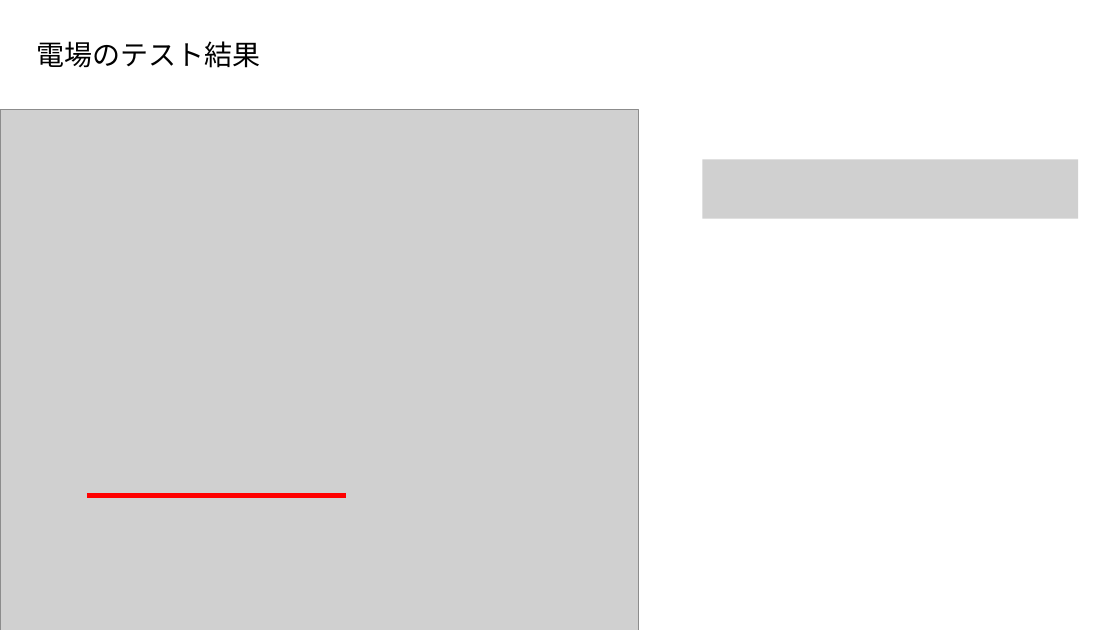
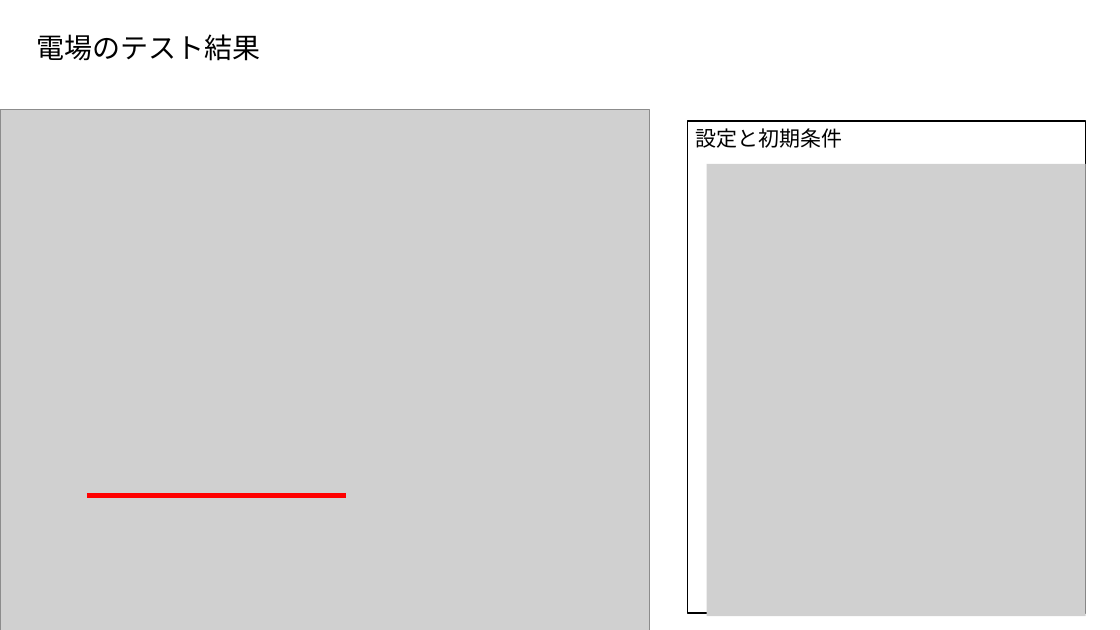
Before and after one commit to Takeuchi-yuya/Ksimulation, a slide deck: slide 12 of docs/中間発表.pptx. Drawn at 1120x630 pixels with LibreOffice and Linux fonts; fonts in the diff are those of the drawing; grey boxes stand for pictures. Boxes give left, top, right and bottom in pixels: in the first picture for what was removed or moved away, otherwise in the second. Text is boxed around its words. In the diff, an @@ line names an element or a change of style, - is before the commit and + after.

```diff
--- a/docs/中間発表.pptx
+++ b/docs/中間発表.pptx
@@ text "電場のテスト結果": place and size @@
-text "電場のテスト結果" at box(36, 41, 260, 68)
+text "電場のテスト結果" at box(36, 34, 260, 61)
@@ picture: place and size @@
-picture at box(0, 109, 639, 630)
+picture at box(0, 109, 649, 630)
@@ rectangle added at box(687, 121, 1086, 613), outline #000000 1.5 pt, 18 pt, text #000000 @@
+設定と初期条件
@@ picture removed at box(702, 160, 1078, 219) @@
@@ picture added at box(707, 164, 1086, 616) @@
```
Also in this commit, not shown: 9 other slides changed, 1 slide removed, 1 other file.
